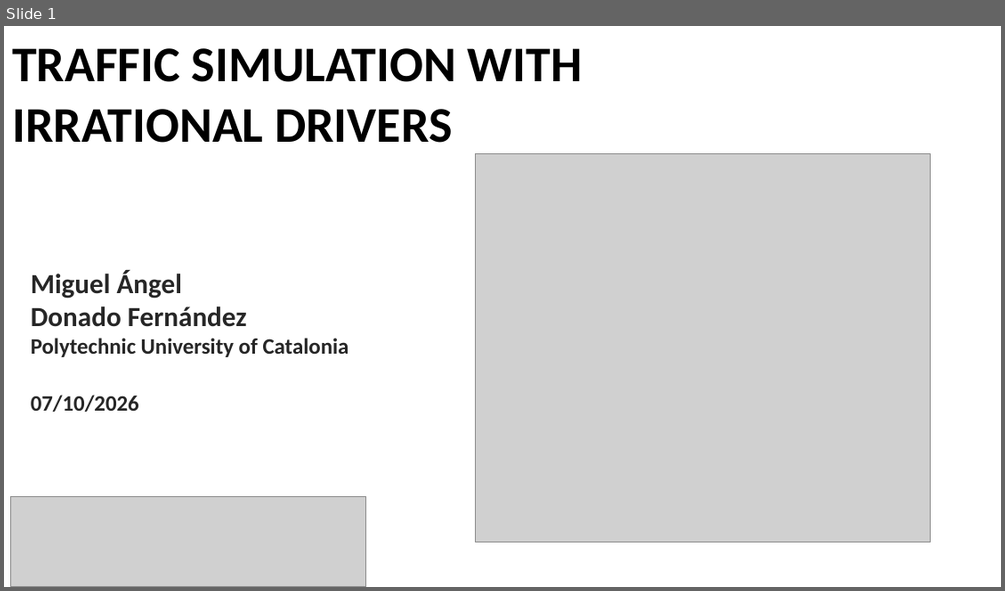
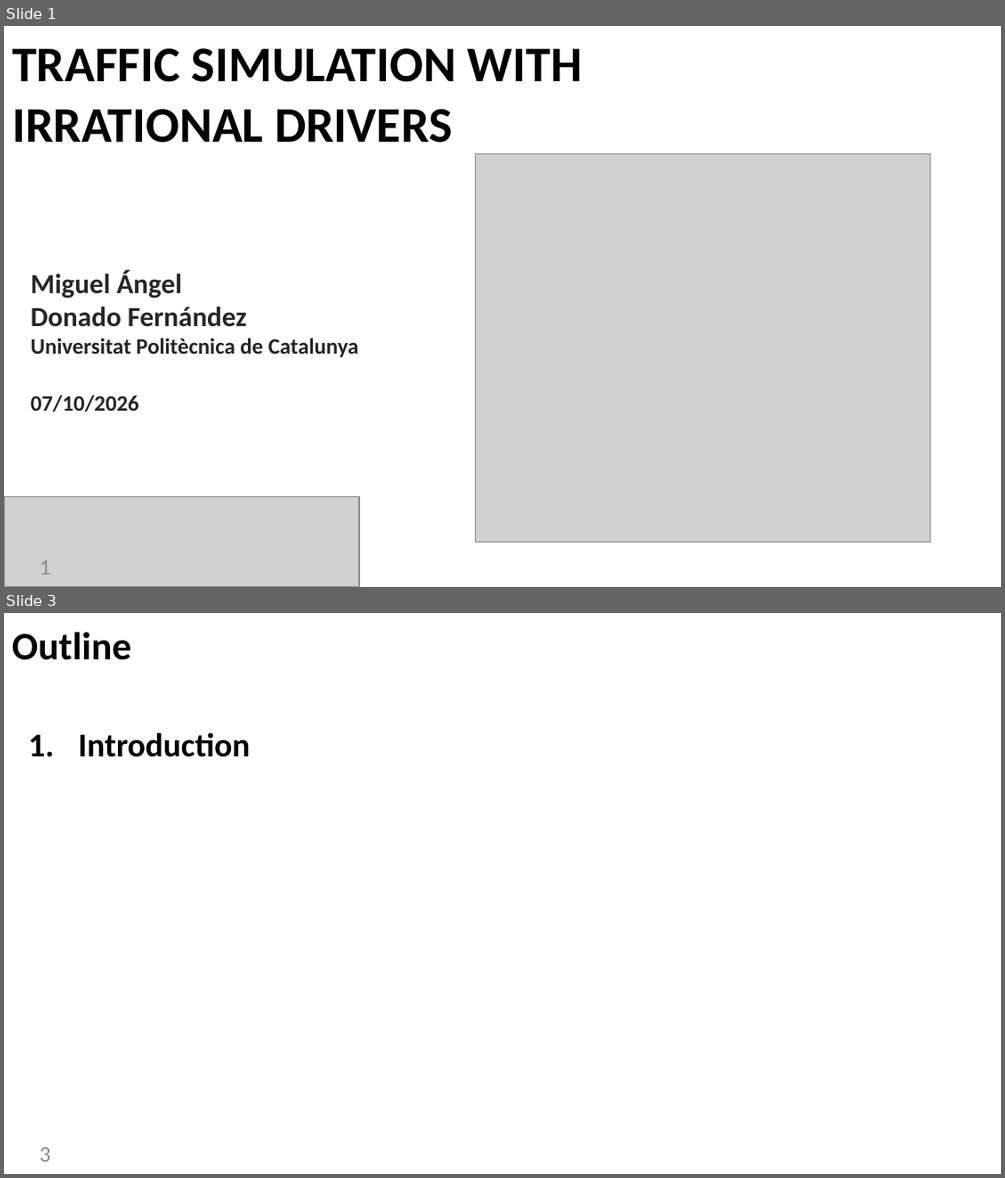
Before and after one commit to MiguelDonado/TFM_TraSIrr, a slide deck: presentation/Thesis_Defense.pptx. Shown one above the other, each under a label of ours: slide 1 before the commit, slides 1 and 3 after it; the slides between them are not shown. The pictures are 1005x591 and 1005x1178 pixels, drawn with LibreOffice and Linux fonts; fonts in the diff are those of the drawing; grey boxes stand for pictures. Boxes give left, top, right and bottom in pixels: in the first picture for what was removed or moved away, otherwise in the second. Text is boxed around its words. In the diff, an @@ line names an element or a change of style, - is before the commit and + after.

```diff
--- a/presentation/Thesis_Defense.pptx
+++ b/presentation/Thesis_Defense.pptx
@@ slide 3 added at bbox=[4, 613, 1001, 1174], background #FFFFFF @@
@@ title added at bbox=[12, 632, 131, 660], 28 pt, text #000000, bold @@
+Outline
@@ text added at bbox=[78, 732, 250, 757], 24 pt, text #000000, bold @@
+1. Introduction
@@ page number added at bbox=[40, 1147, 51, 1161], 16 pt, text #8C8C8C @@
+3
@@ slide 1 changed as well @@
@@ text at bbox=[31, 338, 359, 357]: text changed @@
-Polytechnic University of Catalonia
+Universitat Politècnica de Catalunya
@@ picture: place and size @@
-picture at bbox=[11, 497, 366, 587]
+picture at bbox=[4, 497, 359, 587]
@@ page number added at bbox=[40, 560, 51, 574], 16 pt, text #8C8C8C @@
+1
```
Also in this commit, not shown: 19 other slides changed, 25 other slides added, 4 slides removed, 11 other files.
